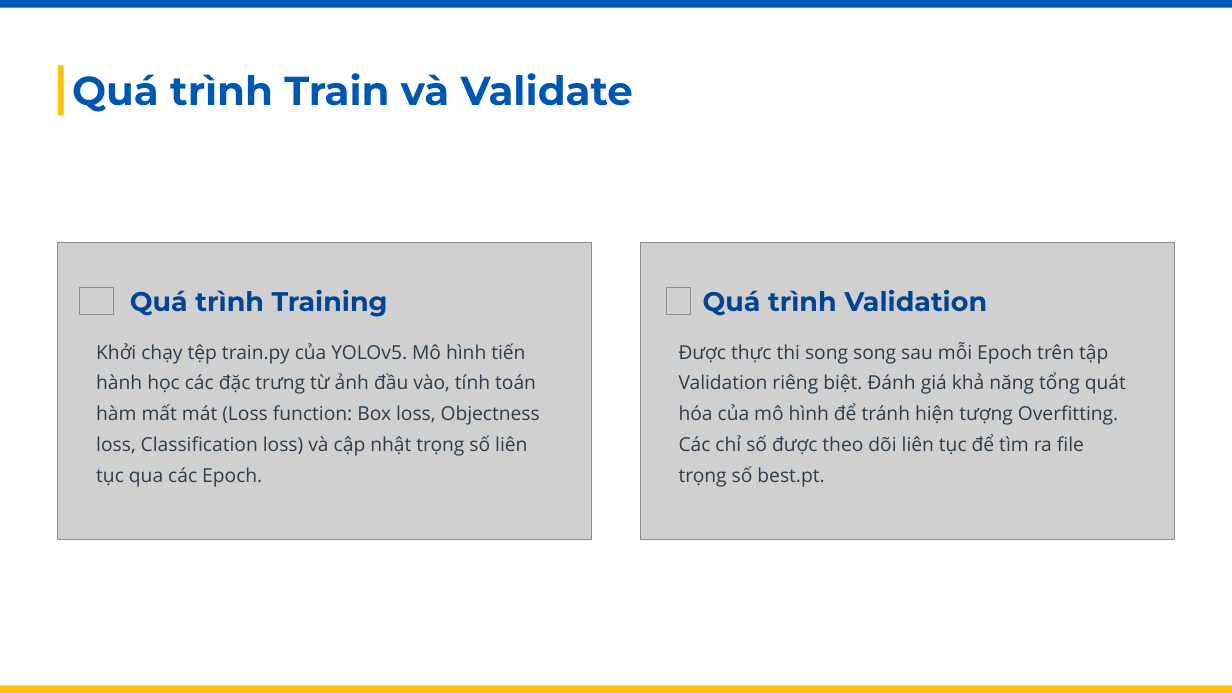
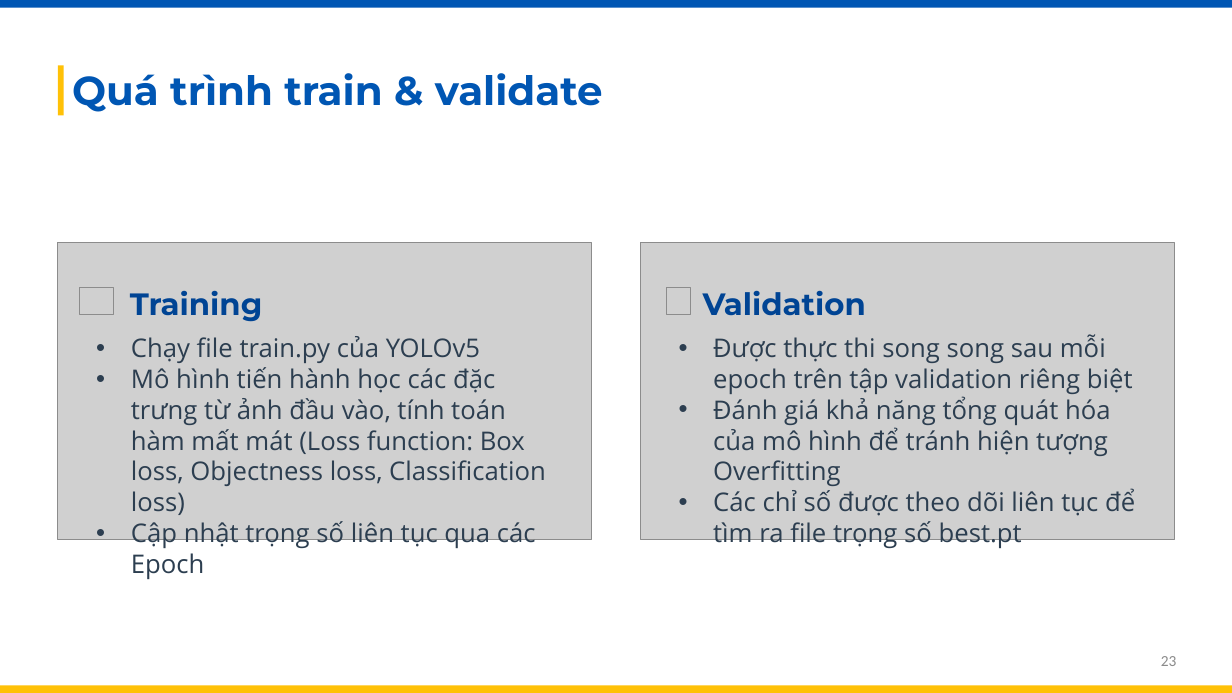
Before and after one commit to thuankhangho/btl-cloud, a slide deck: slide 23 of Phát hiện đối tượng có thể mở rộng với YOLOv5.pptx (slide 24 before the commit). Drawn at 1232x693 pixels with LibreOffice and Linux fonts; fonts in the diff are those of the drawing; grey boxes stand for pictures. Boxes give left, top, right and bottom in pixels: in the first picture for what was removed or moved away, otherwise in the second. Text is boxed around its words. In the diff, an @@ line names an element or a change of style, - is before the commit and + after.

```diff
--- a/Phát hiện đối tượng có thể mở rộng với YOLOv5.pptx
+++ b/Phát hiện đối tượng có thể mở rộng với YOLOv5.pptx
@@ text at [72, 73, 603, 112]: text changed @@
-Quá trình Train và Validate
+Quá trình train & validate
@@ text at [130, 291, 262, 322]: text changed; size 21 to 24 pt @@
-Quá trình Training
+Training
@@ text at [703, 291, 866, 316]: text changed; size 21 to 24 pt @@
-Quá trình Validation
+Validation
@@ text at [131, 336, 546, 579]: text changed; size 15 to 20 pt @@
-Khởi chạy tệp train.py của YOLOv5. Mô hình tiến hành học các đặc trưng từ ảnh đầu vào, tính toán hàm mất mát (Loss function: Box loss, Objectness loss, Classification loss) và cập nhật trọng số liên tục qua các Epoch.
+• Chạy file train.py của YOLOv5
+• Mô hình tiến hành học các đặc trưng từ ảnh đầu vào, tính toán hàm mất mát (Loss function: Box loss, Objectness loss, Classification loss)
+• Cập nhật trọng số liên tục qua các Epoch
@@ text at [713, 334, 1135, 549]: text changed; size 15 to 20 pt @@
-Được thực thi song song sau mỗi Epoch trên tập Validation riêng biệt. Đánh giá khả năng tổng quát hóa của mô hình để tránh hiện tượng Overfitting. Các chỉ số được theo dõi liên tục để tìm ra file trọng số best.pt.
+• Được thực thi song song sau mỗi epoch trên tập validation riêng biệt
+• Đánh giá khả năng tổng quát hóa của mô hình để tránh hiện tượng Overfitting
+• Các chỉ số được theo dõi liên tục để tìm ra file trọng số best.pt
@@ page number added at [1161, 656, 1177, 666], 12 pt, text #8C8C8C @@
+23
```
Also in this commit, not shown: 34 other slides changed, 2 slides removed, 4 other files.
